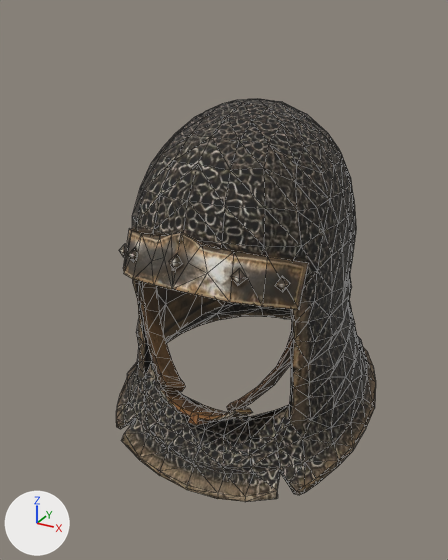
The glTF model godot-client/assets/actors/native/equipment/variants/mycelari_male/militia_helmet_05.glb as it was, and as the next commit left it.
Camera for both pictures: a 50 mm camera at (0.251, -0.49, 0.266) aimed at (-0.009, -0.017, 0.029). Lighting does not change. The marker at lower left points along +X, +Y and +Z. The picture after the commit comes second. Mesh edges are drawn as thin lines. Vertices at exactly the same position are counted once.

The first picture shows 'Mail Coif'.
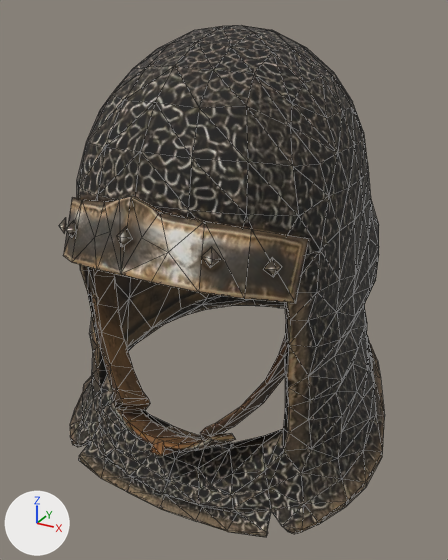
What changed in the scene script:
```text
Change me_mail_coif:
    used by ob_mail_coif; location = (0.0, 0.0, 0.0)
    remove me_mail_coif.from_pydata(...)  # 838 vertices, 1640 faces; spans x -0.133..0.133, y -0.118..0.179, z -0.15..0.191
    add me_mail_coif.from_pydata(...)  # 866 vertices, 1696 faces; spans x -0.159..0.159, y -0.181..0.164, z -0.138..0.253
    me_mail_coif part 1: the loose piece of 38 vertices spanning x 0.03..0.088, y -0.09..-0.023, z -0.077..0.058 is scaled about its middle by 1.2, then moved by (0.012, -0.05, 0.022)
    me_mail_coif part 2: the loose piece of 43 vertices spanning x -0.045..0.047, y -0.096..-0.062, z -0.096..-0.057 is scaled about its middle by 1.2, then moved by (0.0, -0.054, 0.008)
    me_mail_coif part 3: the loose piece of 6 vertices spanning x 0.072..0.081, y -0.084..-0.073, z 0.061..0.074 is moved by (0.015, -0.054, 0.037)
    me_mail_coif part 4: the loose piece of 41 vertices spanning x -0.088..0.089, y -0.118..-0.051, z 0.042..0.106 is scaled about its middle by 1.2, then moved by (0.0, -0.056, 0.038)
    me_mail_coif part 5: the loose piece of 39 vertices spanning x -0.087..-0.029, y -0.09..-0.023, z -0.077..0.058 is scaled about its middle by 1.2, then moved by (-0.012, -0.05, 0.022)
    me_mail_coif part 6: the loose piece of 6 vertices spanning x -0.055..-0.044, y -0.105..-0.098, z 0.07..0.083 is moved by (-0.01, -0.059, 0.039)
    me_mail_coif part 7: the loose piece of 6 vertices spanning x 0.044..0.055, y -0.105..-0.097, z 0.07..0.082 is moved by (0.01, -0.059, 0.039)
    me_mail_coif part 8: the loose piece of 6 vertices spanning x -0.007..0.007, y -0.118..-0.11, z 0.077..0.09 is moved by (0.0, -0.061, 0.04)
    me_mail_coif part 9: the loose piece of 6 vertices spanning x -0.081..-0.072, y -0.084..-0.073, z 0.061..0.074 is moved by (-0.015, -0.054, 0.037)
    me_mail_coif part 10: the loose piece of 647 vertices spanning x -0.133..0.133, y -0.107..0.179, z -0.15..0.191 is rebuilt with 675 vertices and now spans x -0.159..0.159, y -0.166..0.164, z -0.138..0.253
```

Pixel boxes (x1, y1, x2, y2) of what changed, in the pictures (448 x 560 px; the box of a moved part takes in the faces that stretch with it):
'Mail Coif', reshaped (25% wider, 27% taller): before (116, 99, 376, 502); after (59, 25, 385, 537)
part 1 of me_mail_coif, moved or reshaped: before (227, 335, 293, 413); after (200, 338, 287, 441)
part 2 of me_mail_coif, moved or reshaped: before (155, 385, 253, 425); after (109, 402, 235, 456)
part 3 of me_mail_coif, moved or reshaped: before (275, 276, 290, 292); after (263, 258, 282, 277)
part 4 of me_mail_coif, moved or reshaped: before (123, 228, 309, 310); after (63, 196, 309, 303)
part 5 of me_mail_coif, moved or reshaped: before (141, 282, 185, 392); after (92, 268, 150, 410)
part 6 of me_mail_coif, moved or reshaped: before (128, 247, 137, 262); after (65, 220, 76, 238)
part 7 of me_mail_coif, moved or reshaped: before (231, 269, 247, 285); after (201, 247, 222, 268)
part 8 of me_mail_coif, moved or reshaped: before (169, 254, 183, 270); after (117, 227, 133, 247)
part 9 of me_mail_coif, moved or reshaped: before (119, 244, 125, 257); after (59, 217, 66, 233)
part 10 of me_mail_coif, rebuilt (21% wider, 27% taller): before (116, 99, 376, 502); after (70, 25, 385, 537)
